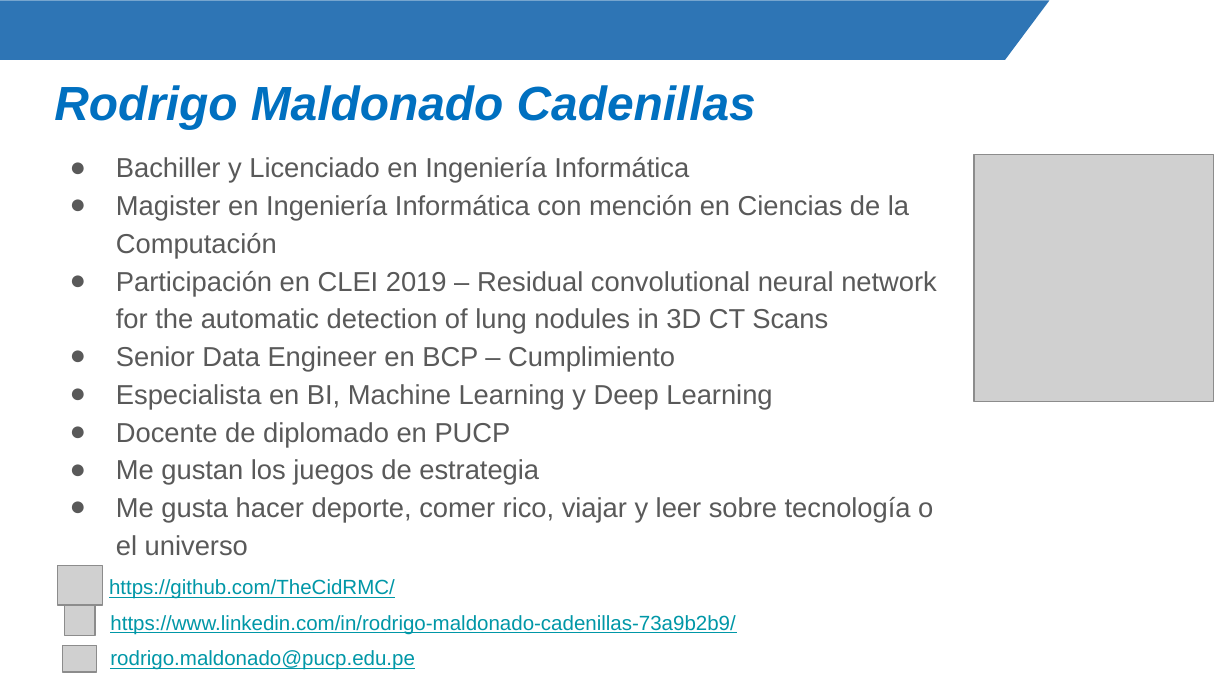
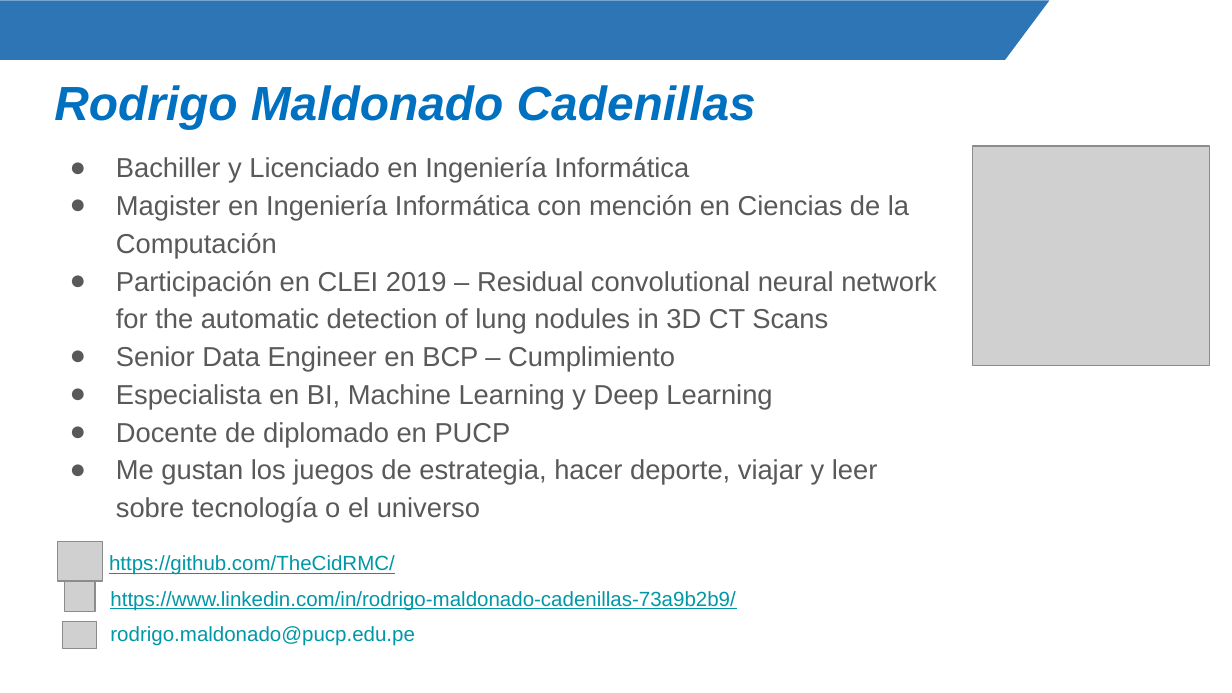
Before and after one commit to Mily3000/Diplomatura-de-Especializacion-en-Desarrollo-de-Aplicaciones-con-IA, a slide deck: slide 2 of Fundamentos de Machine Learning/2. Árboles de decisión.pptx. Drawn at 1232x693 pixels with LibreOffice and Linux fonts; fonts in the diff are those of the drawing; grey boxes stand for pictures; background and template pictures are left out. Boxes give left, top, right and bottom in pixels: in the first picture for what was removed or moved away, otherwise in the second. Text is boxed around its words. In the diff, an @@ line names an element or a change of style, - is before the commit and + after.

```diff
--- a/Fundamentos de Machine Learning/2. Árboles de decisión.pptx
+++ b/Fundamentos de Machine Learning/2. Árboles de decisión.pptx
@@ picture: place and size @@
-picture at (975, 154, 1214, 402)
+picture at (972, 147, 1210, 366)
@@ text at (116, 459, 878, 523): text changed @@
-● Me gustan los juegos de estrategia
-● Me gusta hacer deporte, comer rico, viajar y leer sobre tecnología o el universo
+● Me gustan los juegos de estrategia, hacer deporte, viajar y leer sobre tecnología o el universo
@@ 3 pictures, 3 texts: place and size @@
-3 pictures, 3 texts at (57, 565, 735, 673)
+3 pictures, 3 texts at (57, 542, 735, 648)
@@ text "rodrigo.maldonado@pucp.edu.pe" at (110, 626, 415, 646): underline off @@
```
Also in this commit, not shown: 2 other slides changed, 5 slides removed, 7 other files.
